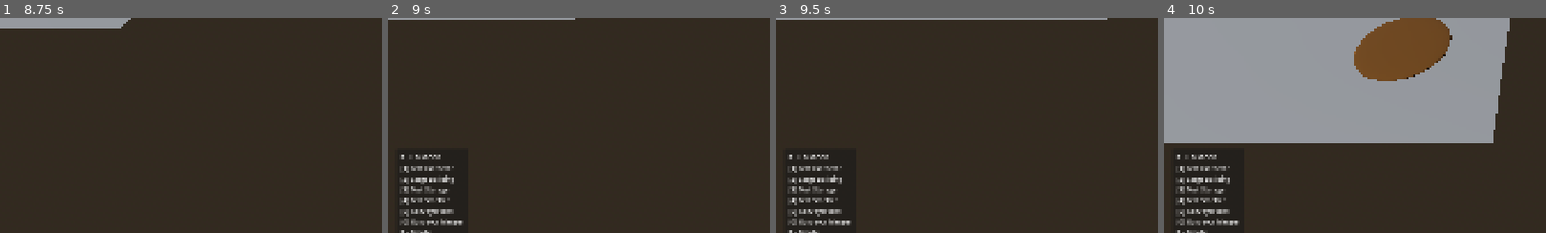
Above: before the commit, frames 1-4 (left to right).
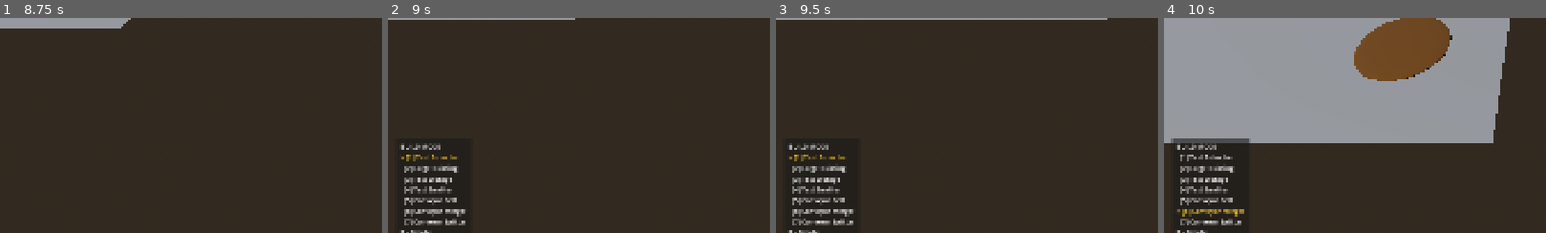
Above: after the commit, the same moments.

Repository: ChrisGiggleman/industrial-warfare
Game: Godot game, scene res://scenes/core/main.tscn
Two runs of this game, one before a commit and one after it. Both use one fixed random seed, a clock stepped at 60 frames per second and the inputs below.
Inputs (mouse positions are % of the whole screen's width and height, from its top left):
- Up to frame 1 (8.75 s): tap Enter at 0.5 s; move the mouse to (72, 45) at 0.52 s; hold D (move_right) 0.53-1.28 s; hold Mouse wheel up (camera_zoom_in) 0.53-1.28 s; move the mouse to (30, 55) at 1.27 s; hold S (move_backward) 1.28-2.03 s; tap Mouse wheel down (camera_zoom_out) at 1.35 s; move the mouse to (60, 28) at 2.02 s; hold D (move_right) 2.03-2.78 s; hold Delete (demolish_selected) 2.03-2.78 s; move the mouse to (45, 70) at 2.77 s; hold W (move_forward) 2.78-3.53 s; click (45, 70) at 2.85 s; move the mouse to (80, 65) at 3.52 s; hold R (rotate_placement) 3.53-4.28 s; hold A (move_left) 3.53-5.03 s; move the mouse to (20, 35) at 4.27 s; right-click (20, 35) at 4.35 s; move the mouse to (55, 50) at 5.02 s; hold S (move_backward) 5.03-5.78 s; hold 1 (select_building_1) 5.03-5.78 s; move the mouse to (35, 25) at 5.77 s; hold D (move_right) 5.78-6.53 s; tap 2 (select_building_2) at 5.85 s; move the mouse to (72, 45) at 6.52 s; hold W (move_forward) 6.53-7.28 s; hold 3 (select_building_3) 6.53-7.28 s; move the mouse to (30, 55) at 7.27 s; hold D (move_right) 7.28-8.03 s; tap 4 (select_building_4) at 7.35 s; move the mouse to (60, 28) at 8.02 s; hold S (move_backward) from 8.03 s (still down); hold 5 (select_building_5) from 8.03 s (still down)
- Up to frame 2 (9 s): move the mouse to (45, 70) at 8.77 s; release S (move_backward) at 8.78 s; release 5 (select_building_5) at 8.78 s; hold A (move_left) from 8.78 s (still down); tap B (toggle_placement_mode) at 8.85 s
- Up to frame 3 (9.5 s): keep holding A (move_left)
- Up to frame 4 (10 s): move the mouse to (80, 65) at 9.52 s; release A (move_left) at 9.53 s; hold W (move_forward) from 9.53 s (still down); tap 6 at 9.6 s
The pictures show only the part of the screen within x 0-50%, y 44-94%; the shares and areas given below are measured in that part.

Frame 1 is identical in both runs. In frame 2, 2.2% of the frame differs, in the area x 3-21%, y 58-97%; in frame 3, 2.2%; in frame 4, 2.7%, in the area x 1-23%, y 56-97%.
Error before the commit: Invalid assignment of property or key 'modulate' with value of type 'Color' on a base object of type 'null instance'. (res://scripts/build_hud.gd:103)

Commit message:
Add 1x1 splitter as build slot 7 and display in construction menu

Diff:
--- a/scenes/ui/build_hud.tscn
+++ b/scenes/ui/build_hud.tscn
@@ -10,7 +10,7 @@
 anchor_top = 1.0
 anchor_bottom = 1.0
 offset_left = 20.0
-offset_top = -194.0
+offset_top = -217.0
 offset_right = 179.0
 offset_bottom = -20.0
 grow_vertical = 0
@@ -53,6 +53,10 @@
 layout_mode = 2
 text = "[6] Conveyor Merger"
 
+[node name="Building7Label" type="Label" parent="BuildPanel/PanelMargin/BuildInfo"]
+layout_mode = 2
+text = "[7] Conveyor Splitter"
+
 [node name="ControlsLabel" type="Label" parent="BuildPanel/PanelMargin/BuildInfo" unique_id=1895815257]
 layout_mode = 2
 text = " R - Rotate"
